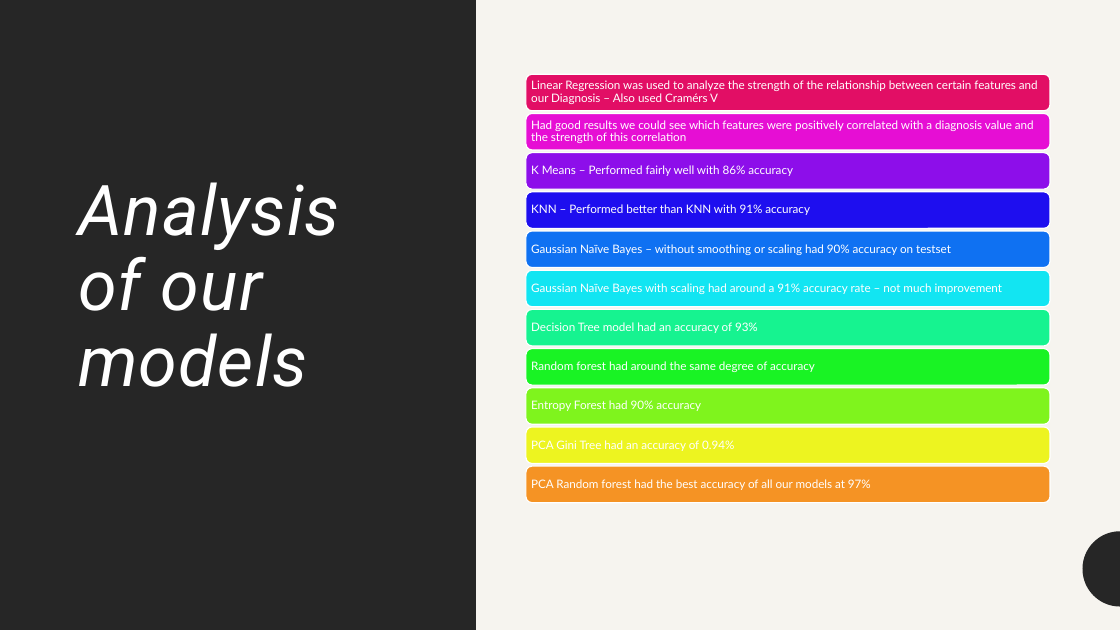
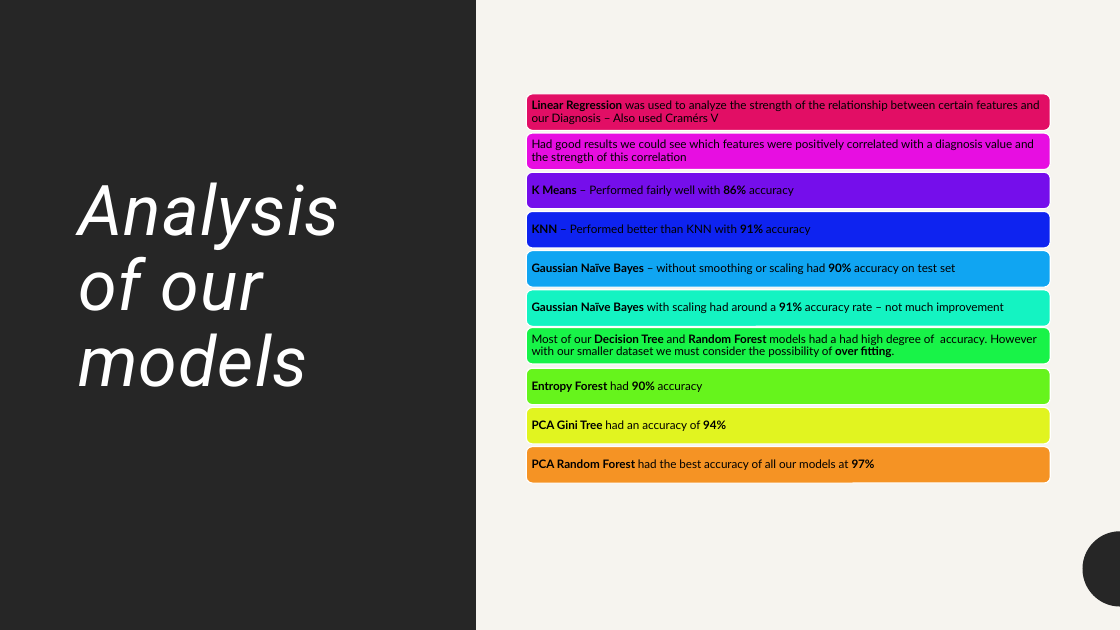
Before and after one commit to Ultan-Kearns/LYIT-Machine-Learning-Project, a slide deck: slide 4 of Presentation.pptx. Drawn at 1120x630 pixels with LibreOffice and Linux fonts; fonts in the diff are those of the drawing. Boxes give left, top, right and bottom in pixels: in the first picture for what was removed or moved away, otherwise in the second. Text is boxed around its words. In the diff, an @@ line names an element or a change of style, - is before the commit and + after.

Commit message:
Minor corrections to spelling some embolding and changed results chart to align with paper Altered random forest/decision tree section to close align

```diff
--- a/Presentation.pptx
+++ b/Presentation.pptx
@@ text "Linear Regression was used to ..." at box(532, 100, 1040, 124): text colour #FFFFFF to #000000; bold on in "Linear Regression" @@
@@ rounded rectangle at box(526, 133, 1050, 170): fill #E60ED4 to #E70EE1 @@
@@ text "Had good results we could ..." at box(532, 139, 1034, 163): text colour #FFFFFF to #000000 @@
@@ rounded rectangle at box(526, 172, 1050, 209): fill #8D0EEA to #750EEB @@
@@ text "K Means – Performed fairly ..." at box(532, 185, 794, 196): text colour #FFFFFF to #000000; bold on in "K Means 86%" @@
@@ 2 rounded rectangles, 1 text: place and size @@
-2 rounded rectangles, 1 text at box(526, 231, 1050, 503)
+2 rounded rectangles, 1 text at box(526, 212, 1050, 484)
@@ rounded rectangle at box(526, 212, 1050, 249): fill #0F71F2 to #0E23F0 @@
@@ text "KNN – Performed better than ..." at box(532, 224, 811, 235): text colour #FFFFFF to #000000; bold on in "KNN 91%" @@
@@ rounded rectangle: place and size @@
-rounded rectangle at box(526, 192, 1050, 229)
+rounded rectangle at box(526, 250, 1050, 287)
@@ rounded rectangle at box(526, 250, 1050, 287): fill #1E0EEF to #10A5F2 @@
@@ text at box(532, 263, 955, 274): text changed; text colour #FFFFFF to #000000 @@
-Gaussian Naïve Bayes – without smoothing or scaling had 90% accuracy on testset
+Gaussian Naïve Bayes – without smoothing or scaling had 90% accuracy on test set
@@ rounded rectangle at box(526, 290, 1050, 327): fill #12E5F2 to #14F3C2 @@
@@ text "Gaussian Naïve Bayes with scaling ..." at box(532, 302, 1004, 313): text colour #FFFFFF to #000000; bold on in "Gaussian Naïve Bayes 91%" @@
@@ rounded rectangle at box(526, 328, 1050, 365): fill #16F390 to #18F348 @@
@@ text removed at box(531, 322, 758, 333) @@
-Decision Tree model had an accuracy of 93%
@@ text at box(532, 334, 1037, 357): text changed; text colour #FFFFFF to #000000 @@
-Random forest had around the same degree of accuracy
+Most of our Decision Tree and Random Forest models had a had high degree of accuracy. However with our smaller dataset we must consider the possibility of over fitting.
@@ rounded rectangle at box(526, 368, 1050, 405): fill #19F324 to #66F41C @@
@@ text "Entropy Forest had 90% accuracy" at box(532, 381, 703, 392): text colour #FFFFFF to #000000; bold on in "Entropy Forest 90%" @@
@@ 7 rounded rectangles, 5 texts: place and size @@
-7 rounded rectangles, 5 texts at box(526, 74, 1050, 425)
+7 rounded rectangles, 5 texts at box(526, 94, 1050, 444)
@@ rounded rectangle at box(526, 408, 1050, 444): fill #7FF41D to #E1F420 @@
@@ rounded rectangle removed at box(526, 427, 1050, 464) @@
@@ text at box(532, 420, 726, 431): text changed; text colour #FFFFFF to #000000 @@
-PCA Gini Tree had an accuracy of 0.94%
+PCA Gini Tree had an accuracy of 94%
@@ text at box(532, 459, 875, 470): text changed; text colour #FFFFFF to #000000 @@
-PCA Random forest had the best accuracy of all our models at 97%
+PCA Random Forest had the best accuracy of all our models at 97%
```
Also in this commit, not shown: 2 other slides changed.
